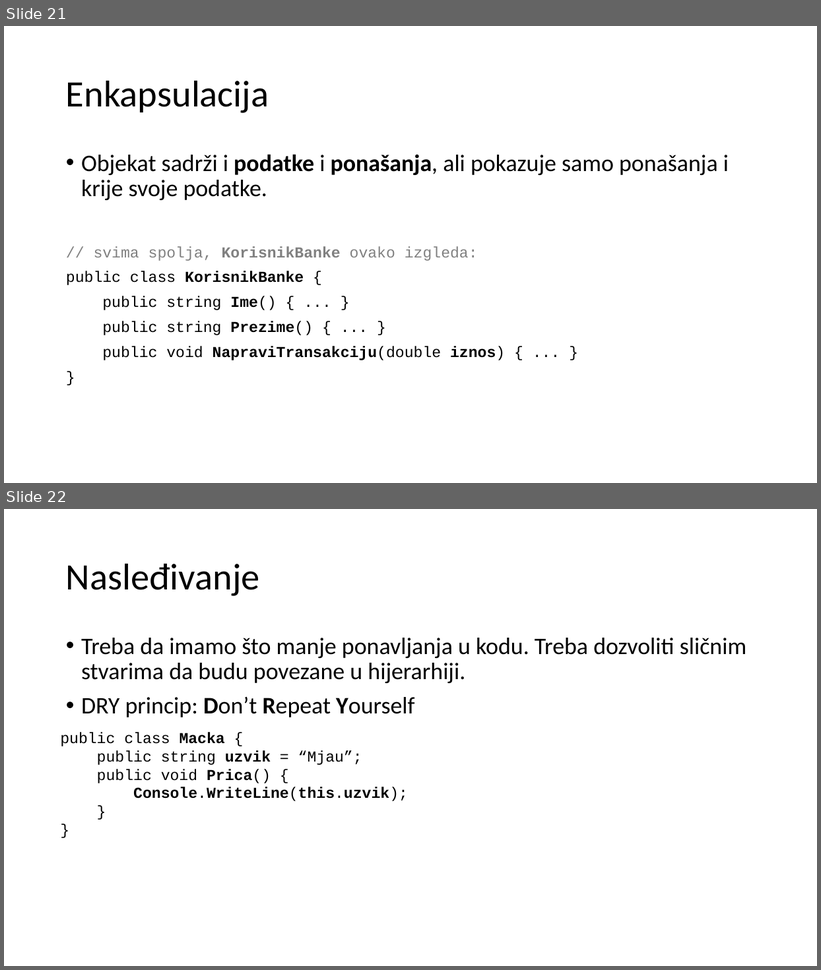
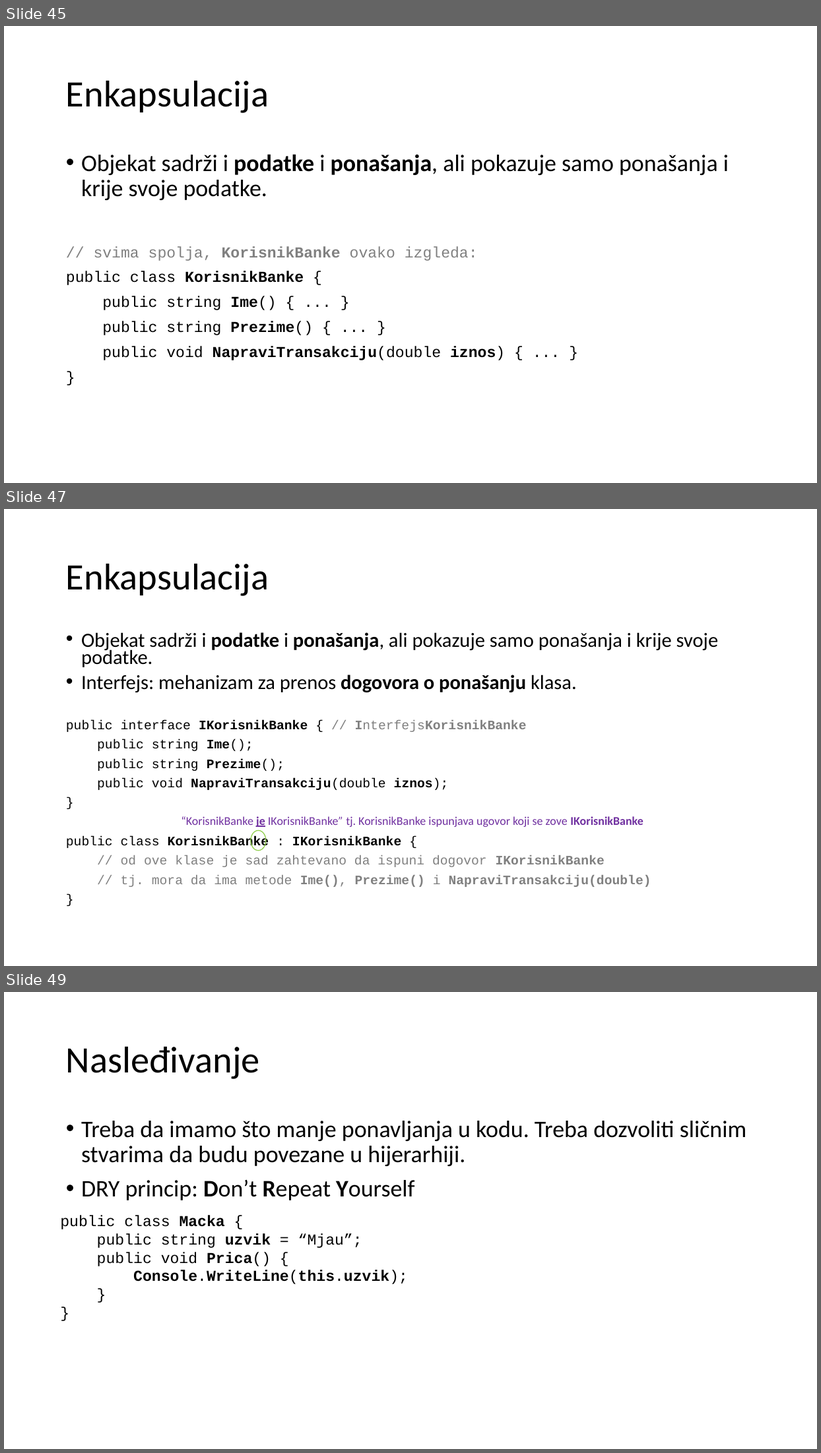
Before and after one commit to crvici-u-treningu/Vezbe, a slide deck: preza7.pptx. Shown one above the other, each under a label of ours: slides 21 and 22 before the commit, slides 45, 47 and 49 after it; the slides between them are not shown. The pictures are 821x970 and 821x1453 pixels, drawn with LibreOffice and Linux fonts; fonts in the diff are those of the drawing. Boxes give left, top, right and bottom in pixels: in the first picture for what was removed or moved away, otherwise in the second. Text is boxed around its words. In the diff, an @@ line names an element or a change of style, - is before the commit and + after.

```diff
--- a/preza7.pptx
+++ b/preza7.pptx
@@ slide 47 added at (4, 509, 817, 966), background #FFFFFF @@
@@ title added at (66, 563, 269, 596), 44 pt, text #000000 @@
+Enkapsulacija
@@ text added at (66, 632, 719, 887), 15.3 pt, text #000000 @@
+• Objekat sadrži i podatke i ponašanja, ali pokazuje samo ponašanja i krije svoje podatke.
+• Interfejs: mehanizam za prenos dogovora o ponašanju klasa.
+public interface IKorisnikBanke { // InterfejsKorisnikBanke
+public string Ime();
+public string Prezime();
+public void NapraviTransakciju(double iznos);
+}
+public class KorisnikBanke : IKorisnikBanke {
+// od ove klase je sad zahtevano da ispuni dogovor IKorisnikBanke
+// tj. mora da ima metode Ime(), Prezime() i NapraviTransakciju(double)
+}
@@ text added at (181, 817, 644, 827), 14 pt, text #7030A0 @@
+“KorisnikBanke je IKorisnikBanke” tj. KorisnikBanke ispunjava ugovor koji se zove IKorisnikBanke
@@ ellipse added at (251, 831, 266, 851), outline #92D050 1 pt @@
@@ what was slide 21 is now slide 45 @@
@@ what was slide 22 is now slide 49 @@
```
Also in this commit, not shown: 6 slides changed, 7 other slides added, 1 slide removed.
